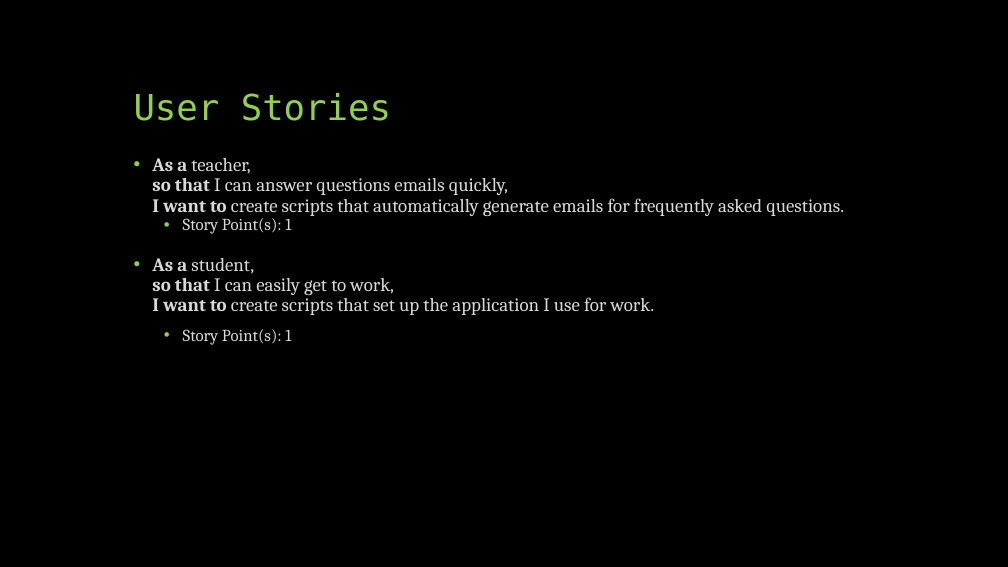
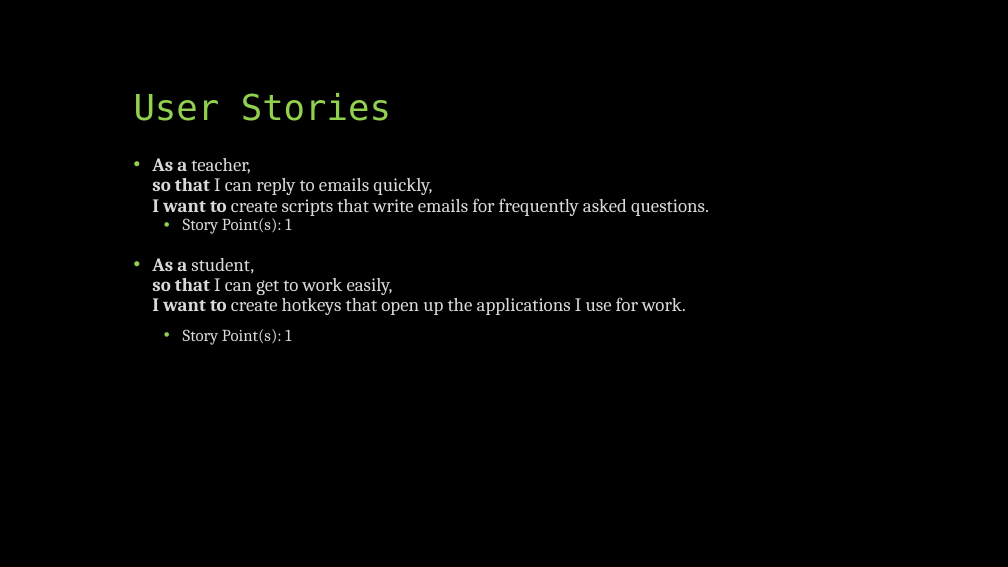
Before and after one commit to CS341-Group-2/sprint-1-presentation, a slide deck: slide 4 of Group 2 Introductory Presentation.pptx. Drawn at 1008x567 pixels with LibreOffice and Linux fonts; fonts in the diff are those of the drawing. Boxes give left, top, right and bottom in pixels: in the first picture for what was removed or moved away, otherwise in the second. Text is boxed around its words. In the diff, an @@ line names an element or a change of style, - is before the commit and + after.

```diff
--- a/Group 2 Introductory Presentation.pptx
+++ b/Group 2 Introductory Presentation.pptx
@@ text at (152,158,709,216): text changed @@
-• As a teacher,
-  so that I can answer questions emails quickly,
-  I want to create scripts that automatically generate emails for frequently asked questions.
+• As a teacher,
+  so that I can reply to emails quickly,
+  I want to create scripts that write emails for frequently asked questions.
@@ text at (152,258,686,315): text changed @@
-• As a student,
-  so that I can easily get to work,
-  I want to create scripts that set up the application I use for work.
+• As a student,
+  so that I can get to work easily,
+  I want to create hotkeys that open up the applications I use for work.
```
Also in this commit, not shown: 3 other slides changed.
